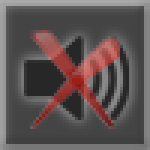
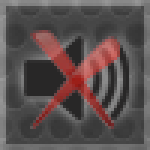
Layered file, before and after one edit (150 × 150). Changes by layer:
added layer "Layer 4" (20%) above "Layer 2" over bbox(0, 0, 150, 150)
